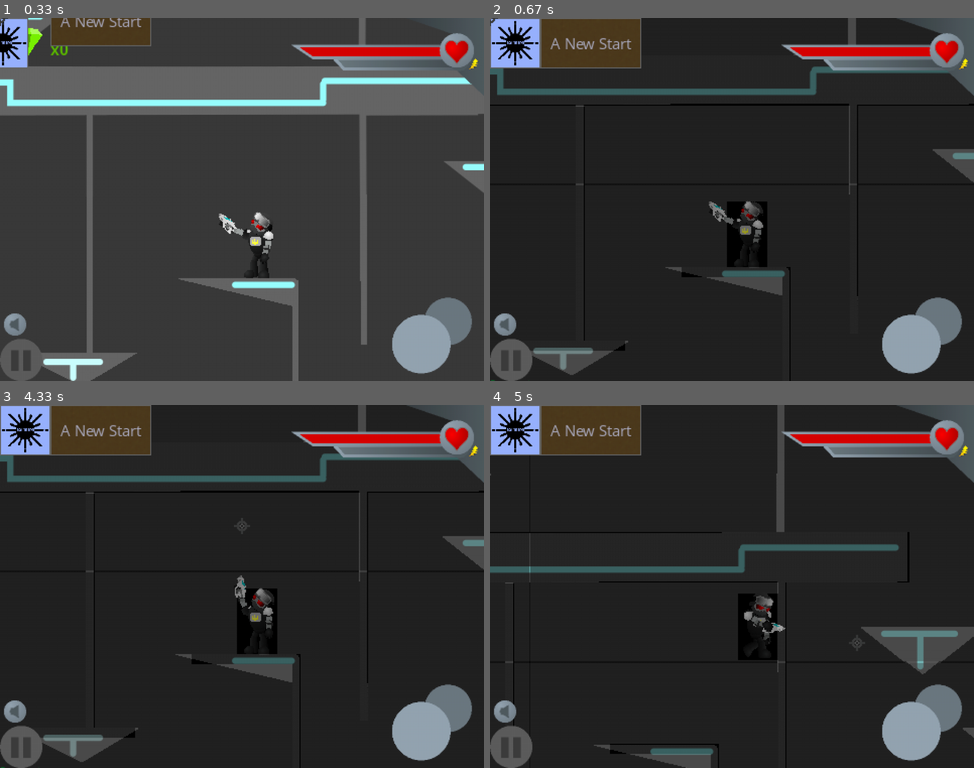
Above: before the commit, frames 1-4 (two rows, left to right).
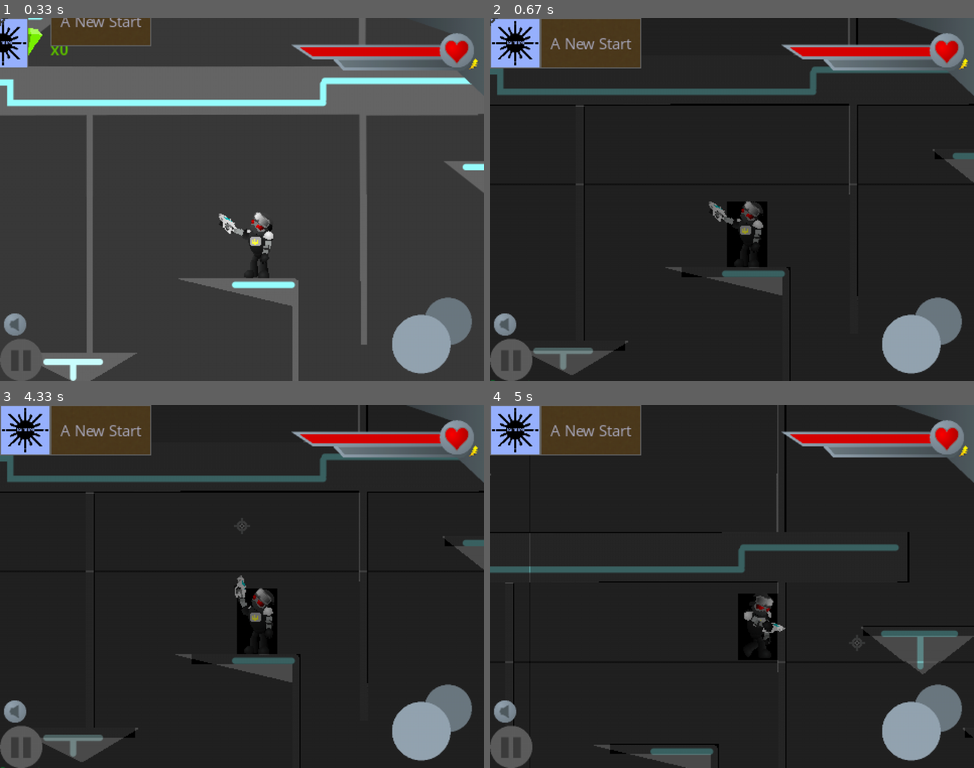
Above: after the commit, the same moments.

Repository: kjniemela/Skylands-WFA-py
Game: pygame game, started from main.py
Same seed, same stepped clock (60 frames per second), same inputs: the game is played once before the commit and once after it.
Inputs (mouse positions are in pixels of both pictures, inside the frame that each line leads up to):
- Up to frame 1 (0.33 s): no input
- Up to frame 2 (0.67 s): tap B at 0.33 s
- Up to frame 3 (4.33 s): tap P at 0.67 s; click (290, 666) at 1.05 s; click (91, 669) at 1.38 s; click (300, 619) at 1.72 s; click (242, 466) at 2.05 s; hold D 2.33-2.8 s; tap F at 2.4, 2.7 s; click (217, 680) at 2.88 s; click (246, 622) at 3.22 s; click (242, 630) at 3.55 s; click (242, 728) at 3.88 s; click (242, 524) at 4.22 s
- Up to frame 4 (5 s): hold D 4.5-4.97 s; move the mouse to (857, 644) at 4.53 s; tap F at 4.57, 4.87 s

Frame 1 is identical in both runs. In frame 2, 0.3% of the frame differs, in the area x 74-100%, y 0-39%; in frame 3, 0.3%; in frame 4, 1.2%, in the area x 59-100%, y 0-92%.

Commit message:
fixed framerate issue and updated level

Diff:
--- a/entities.py
+++ b/entities.py
@@ -33,10 +33,12 @@
     return os.path.join(base_path, relative_path)
 
 shoaldier = {1: {}, -1: {}}
+door_controller = None
 globalTextures = {1: {}, -1: {}}
 def loadEntityTextures(textures):
     global shoaldier
     global globalTextures
+    global door_controller
 
     globalTextures = textures
 
@@ -58,6 +60,7 @@
     for i in shoaldierTextures:
         shoaldier[1][i[0]] = pygame.image.load(resource_path('assets/shoaldier/%s.png'%(i[0])))
         shoaldier[-1][i[0]] = pygame.transform.flip(shoaldier[1][i[0]], True, False)
+    door_controller = pygame.image.load(resource_path('assets/door_controller.png'))
 def loadEntitySounds(vol):
     global shoaldier_fire
 
@@ -73,6 +76,7 @@
 
 class Entity:
     width = 1
+    xOffset = 0
     heightHead = 1
     heightBody = 1
     xVel = 0
@@ -251,6 +255,12 @@
                         else:
                             self.x -= math.ceil(self.rightTouching)
                 self.x -= xVel
+    def draw(self, camX, camY, win, mouseX, mouseY, winW, winH):
+        if not self.level == None:
+            if self.level.debugMode:
+                pygame.draw.rect(win, (0, 0, 0),
+                                 ((self.x+self.xOffset)-camX, -((self.y+self.heightHead)-camY),
+                                  self.width, self.heightHead+self.heightBody))
 
 class Shoaldier(Entity):
     def __init__(self, level, x, y):
@@ -308,6 +318,7 @@
 
         return True
     def draw(self, camX, camY, win, mouseX, mouseY, winW, winH):
+        super().draw(camX, camY, win, mouseX, mouseY, winW, winH)
         head_rot = self.aim
         head_rot_left = ((360+(head_rot))%360)-180
         self.rightArm = head_rot-(15*self.facing)
@@ -378,3 +389,20 @@
             blitRotateCenter(win, shoaldier[self.facing]['gun_hand'], self.rightArm+self.rightHand, (handX,handY), (camX,camY))
     def damage(self, dmg, src, knockback=(0,0)): #0: fall damage - 1: melee damage
         self.hp -= dmg
+
+class DoorController(Entity):
+    def __init__(self, level, x, y):
+        super().__init__(level, x, y)
+        self.width = 16
+        self.heightHead = 0
+        self.heightBody = 20
+        self.hp = 1
+    def tick(self):
+        super().tick()
+
+        return True
+    def draw(self, camX, camY, win, mouseX, mouseY, winW, winH):
+        super().draw(camX, camY, win, mouseX, mouseY, winW, winH)
+        blitRotateCenter(win, door_controller, 0, (self.x,-self.y), (camX,camY))
+    def damage(self, dmg, src, knockback=(0,0)): #0: fall damage - 1: melee damage
+        self.hp -= dmg
--- a/level.py
+++ b/level.py
@@ -144,13 +144,15 @@
         self.itemEntities = []
 
         self.controls = {}
+        self.data = {}
 
         self.player = player
         self.player.level = self
         self.src = src
 
         self.entityTypes = {
-            'shoaldier': Shoaldier
+            "shoaldier": Shoaldier,
+            "doorController": DoorController
         }
 
         self.achievement_handler = AchievementRenderer()
@@ -180,6 +182,8 @@
                 self.polyplats.append(PolyPlat((int(i[1]), int(i[2]), int(i[3])), i[4:]))
             elif i[0] == 'entity':
                 self.entities.append(self.entityTypes[i[1]](self, int(i[2]), int(i[3])))
+                if len(i) > 4:
+                    self.controls[i[4]] = self.entities[-1]
             elif i[0] == 'spawn':
                 self.player.set_spawn(int(i[1]), int(i[2]))
             elif i[0] == 'script':
--- a/main.py
+++ b/main.py
@@ -37,6 +37,7 @@
 
 window = pygame.display.set_mode((960, 720), pygame.RESIZABLE)
 win = pygame.Surface((480, 360))
+win2 = pygame.Surface((960, 720))
 
 pygame.mouse.set_cursor((8,8),(0,0),(0,0,0,0,0,0,0,0),(0,0,0,0,0,0,0,0))
 
@@ -333,7 +334,9 @@
         win.blit(cursor, (mouseX-8,mouseY-8))
 
     fade.draw(win)
-    window.blit(pygame.transform.scale(win, (winW*zoom, winH*zoom)), (menuXOffset-(winW*(0.5*(zoom-1))),-(winW*(0.5*(zoom-1)))))
+    pygame.transform.scale(win, (winW, winH), win2)
+    window.blit(win2, (menuXOffset-(winW*(0.5*(zoom-1))),-(winW*(0.5*(zoom-1)))))
+    #window.blit(pygame.transform.scale(win, (winW*zoom, winH*zoom)), (menuXOffset-(winW*(0.5*(zoom-1))),-(winW*(0.5*(zoom-1)))))
     pygame.display.update()
 
 def controlsScreen(nextState):
@@ -348,6 +351,7 @@
     global menuXOffset
     global winW
     global winH
+    global win2
     global controlsList
     global controlsDisplayPage
     global selCol
@@ -397,6 +401,7 @@
             if event.type == pygame.VIDEORESIZE:
                 winW, winH = int(480*(event.h/360)), event.h
                 surface = pygame.display.set_mode((event.w, event.h), pygame.RESIZABLE)
+                win2 = pygame.Surface((winW, winH))
                 #bg = pygame.transform.scale(sky, (event.w, event.h))
                 #menu = pygame.transform.scale(menuIsland, (480, 360))
                 pl = pygame.transform.scale(playText, (int(255*(event.h/720)), int(event.h/18)))
@@ -438,6 +443,7 @@
     global menuXOffset
     global winW
     global winH
+    global win2
 
     pause = True
 
@@ -472,6 +478,7 @@
             if event.type == pygame.VIDEORESIZE:
                 winW, winH = int(480*(event.h/360)), event.h
                 surface = pygame.display.set_mode((event.w, event.h), pygame.RESIZABLE)
+                win2 = pygame.Surface((winW, winH))
                 #bg = pygame.transform.scale(sky, (event.w, event.h))
                 #menu = pygame.transform.scale(menuIsland, (480, 360))
                 pl = pygame.transform.scale(playText, (int(255*(event.h/720)), int(event.h/18)))
@@ -603,6 +610,7 @@
         if event.type == pygame.VIDEORESIZE:
             winW, winH = int(480*(event.h/360)), event.h
             surface = pygame.display.set_mode((event.w, event.h), pygame.RESIZABLE)
+            win2 = pygame.Surface((winW, winH))
             #bg = pygame.transform.scale(sky, (event.w, event.h))
             #menu = pygame.transform.scale(menuIsland, (480, 360))
             pl = pygame.transform.scale(playText, (int(255*(event.h/720)), int(event.h/18)))
--- a/player.py
+++ b/player.py
@@ -235,7 +235,9 @@
         self.xVel += knockback[0]
         self.yVel += knockback[1]
     def kill(self):
+        level = self.level
         self.__init__(*self.spawnpoint, self.save_file)
+        self.level = level
     def check_inside(self, x, y):
         if self.x<x and self.x+(self.width)>x and self.y+(self.heightHead)>y and self.y-(self.heightBody)<y:
             return (True, (self.x+(self.width/2))-x, self.y-y)
@@ -319,13 +321,12 @@
                         self.x -= math.ceil(self.rightTouching)
                         if self.downTouching < 6:
                             self.y += self.downTouching
-                        if keys[controlsMap["left"]] and (not self.walljump or self.wallJumpTime > 50):
-                            self.xVel = -5
+                        if keys[controlsMap["left"]] and (not self.walljump or self.wallJumpTime > 40):
+                            self.xVel = -4
                             self.yVel = 10
                             self.walljump = True
                             self.falling = True
                             self.wallJumpTime = 0
-                            print(self.downTouching)
 ##                    elif self.downTouching > 1 and self.rightTouching > 0 and self.rightTouching <= self.xVel+((self.xOffset+self.width)-(self.lastXOffset+self.lastWidth)):
 ##                        self.xVel = 0
 ##                        self.xOffset = self.lastXOffset
@@ -335,8 +336,8 @@
                         self.x += math.ceil(self.leftTouching)
                         if self.downTouching < 6:
                             self.y += self.downTouching
-                        if keys[controlsMap["right"]] and (not self.walljump or self.wallJumpTime > 50):
-                            self.xVel = 5
+                        if keys[controlsMap["right"]] and (not self.walljump or self.wallJumpTime > 40):
+                            self.xVel = 4
                             self.yVel = 10
                             self.walljump = True
                             self.falling = True
--- a/scripts.py
+++ b/scripts.py
@@ -5,6 +5,8 @@
         level.doors = {
             "door_1": [0, -21, -1, 120, 5],
             }
+    if not "dclv" in level.data:
+        level.data["dclv"] = 0
     for doorID in level.doors:
         door = level.controls[doorID]
         #print(distance(level.player.x, level.player.y, door.x, door.y))
@@ -14,6 +16,17 @@
         elif level.doors[doorID][0] > 0:
             level.doors[doorID][0] -= level.doors[doorID][4]
             door.y = level.doors[doorID][1] + (level.doors[doorID][0]*level.doors[doorID][2])
+    if level.controls["controller1"].is_dead:
+        door = level.controls["door_c1"]
+        if door.y > 340:
+            level.data["dclv"] += 1
+            door.y -= level.data["dclv"]
+        else:
+            door.y = 340
+            level.data["dclv"] *= -0.5
+            if level.data["dclv"] < -1:
+                door.y -= level.data["dclv"]
+
 
 scripts = {
     "lab": lab,
Binary file added: assets/door_controller.png
Binary file changed: assets/lab_back2.png
Not shown, changed: levels/lab
